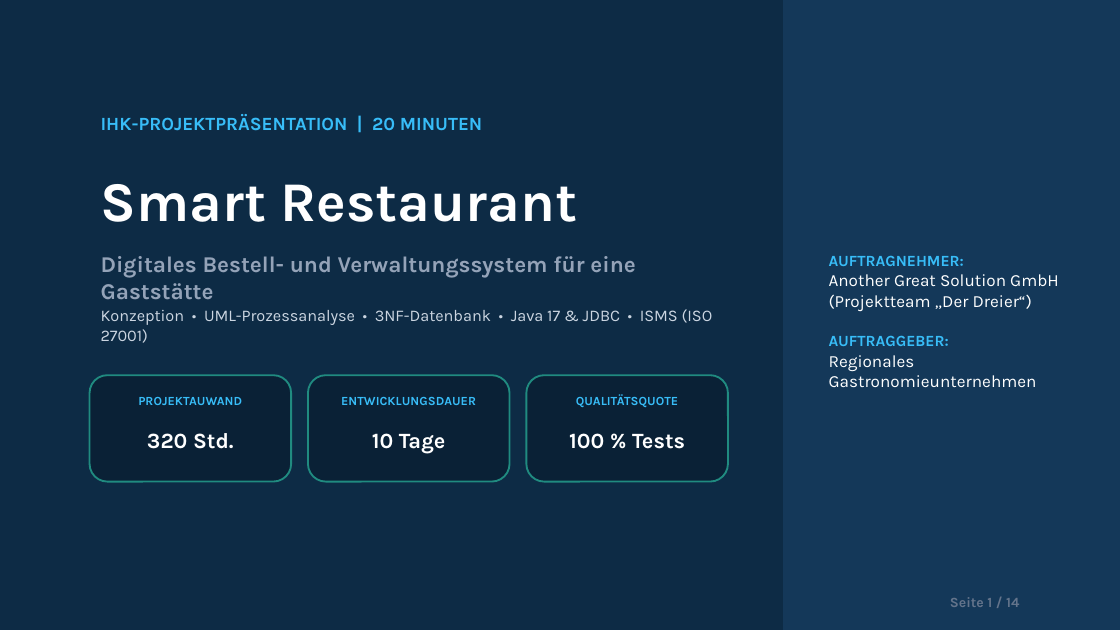
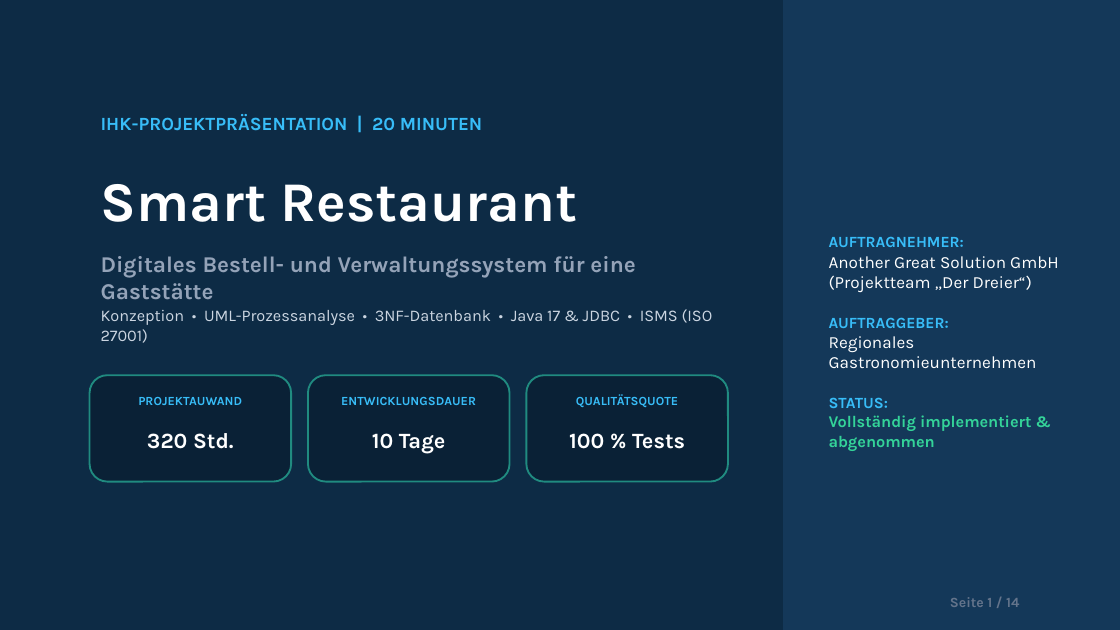
Before and after one commit to niki356565rt/LF10-Projekt, a slide deck: slide 1 of abgabe/Smart_Restaurant_IHK_Praesentation.pptx. Drawn at 1120x630 pixels with LibreOffice and Linux fonts; fonts in the diff are those of the drawing. Boxes give left, top, right and bottom in pixels: in the first picture for what was removed or moved away, otherwise in the second. Text is boxed around its words. In the diff, an @@ line names an element or a change of style, - is before the commit and + after.

```diff
--- a/abgabe/Smart_Restaurant_IHK_Praesentation.pptx
+++ b/abgabe/Smart_Restaurant_IHK_Praesentation.pptx
@@ text at (829,237,1059,451): text changed @@
-AUFTRAGNEHMER:
-Another Great Solution GmbH
-(Projektteam „Der Dreier“)
-AUFTRAGGEBER:
-Regionales Gastronomieunternehmen
+AUFTRAGNEHMER:
+Another Great Solution GmbH
+(Projektteam „Der Dreier“)
+AUFTRAGGEBER:
+Regionales Gastronomieunternehmen
+STATUS:
+Vollständig implementiert & abgenommen
```
Also in this commit, not shown: 13 other slides changed, 4 other files.
